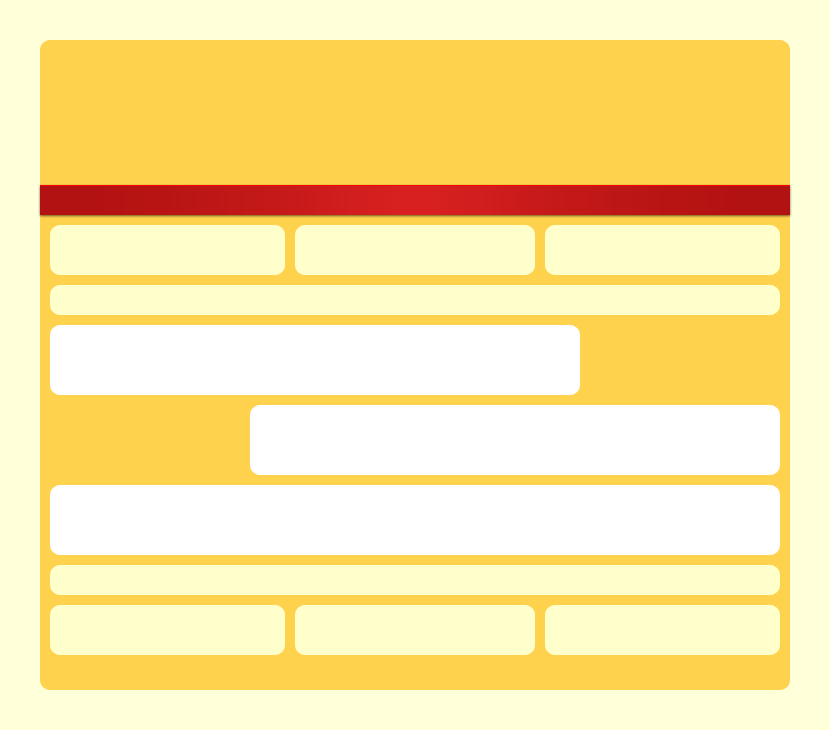
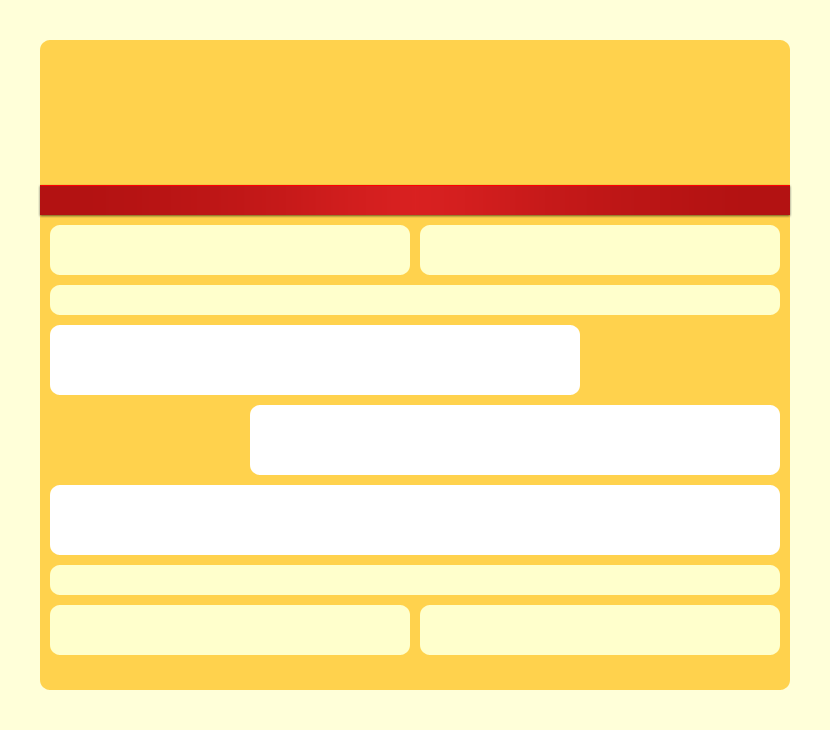
Revision of a layered (830, 730) image; what changed, layer by layer:
painted on "header / footer widgets" over (276, 225, 554, 655)
